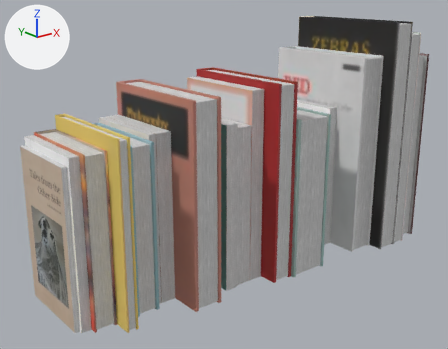
The glTF model assets/books-user-v49.glb as it was, and as the next commit left it.
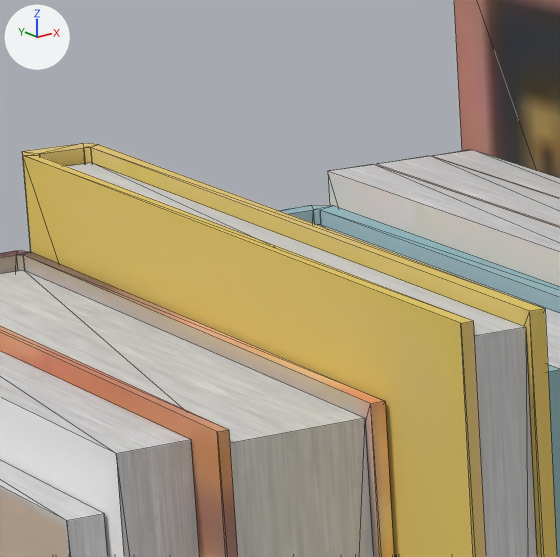
Each version is shown whole from a 50 mm lens placed at (-0.532, -0.621, 0.386), pointed at (-0.028, 0.009, 0.133), then close up on the part from 12% to 29% of the width and 27% to 50% of the height. The axes (+X, +Y, +Z) are drawn at upper left. The lights are the same throughout. The older version's two pictures come first. The close-ups show mesh edges as thin lines. Vertices at exactly the same position are counted once.

The older version as bpy lines, for what is in view:
```python
me_cube_books_0_001 = bpy.data.meshes.new('Cube_books_0.001')
me_cube_books_0_001.from_pydata(...)  # 488 vertices, 780 faces; spans x -0.275..0.275, y -0.098..0.098, z 0.0..0.331
me_cube_books_0_001.materials.append(mat_books)
# before: 424 (-0.216, -0.063, 0.225) at pixel (525, 327), 425 (-0.225, -0.063, 0.225), 428 (-0.216, 0.088, 0.225) at pixel (91, 162), 429 (-0.226, 0.088, 0.225)
ob_cube_books_0 = bpy.data.objects.new('Cube_books_0', me_cube_books_0_001)
ob_cube_books_0.location = (0.0, 0.0, 0.0)
```
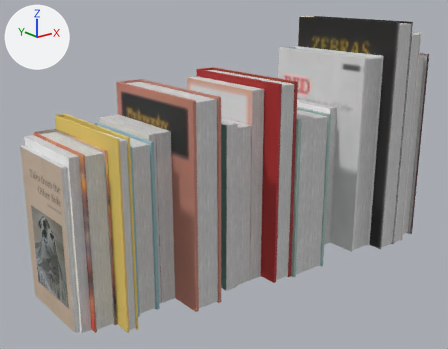
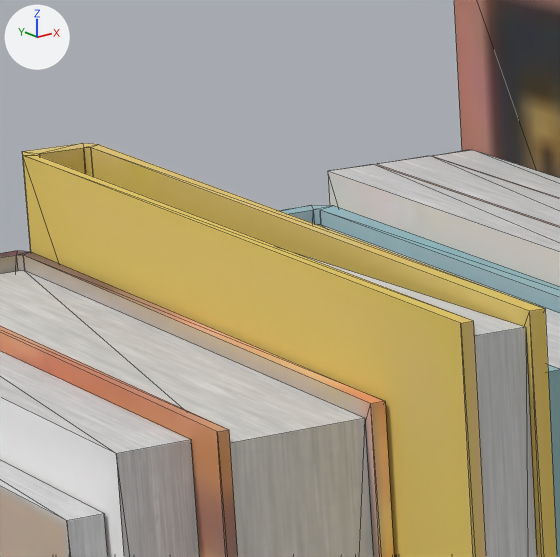
What differs and where, as boxes [x1, y1, x2, y2] in the close-ups (560 x 557 px):
part 1 of me_cube_books_0_001, cut back
    before: [67, 163, 524, 336]
    after: [299, 254, 524, 336]

What changed in the scene script:
```text
Change me_cube_books_0_001:
    used by ob_cube_books_0; location = (0.0, 0.0, 0.0)
    verts and faces of me_cube_books_0_001; kept vertices keep their numbers, new ones are numbered from 488
    remove me_cube_books_0_001.from_pydata(...)  # 488 vertices, 780 faces; spans x -0.275..0.275, y -0.098..0.098, z 0.0..0.331
    add me_cube_books_0_001.from_pydata(...)  # 485 vertices, 777 faces; spans x -0.275..0.275, y -0.098..0.098, z 0.0..0.331
    me_cube_books_0_001 part 1
    add delete_vertices([428])  # with the faces that use them
    add faces += [(424, 429, 425)]
    other edits to the shape of me_cube_books_0_001 do not show in these pictures
```
